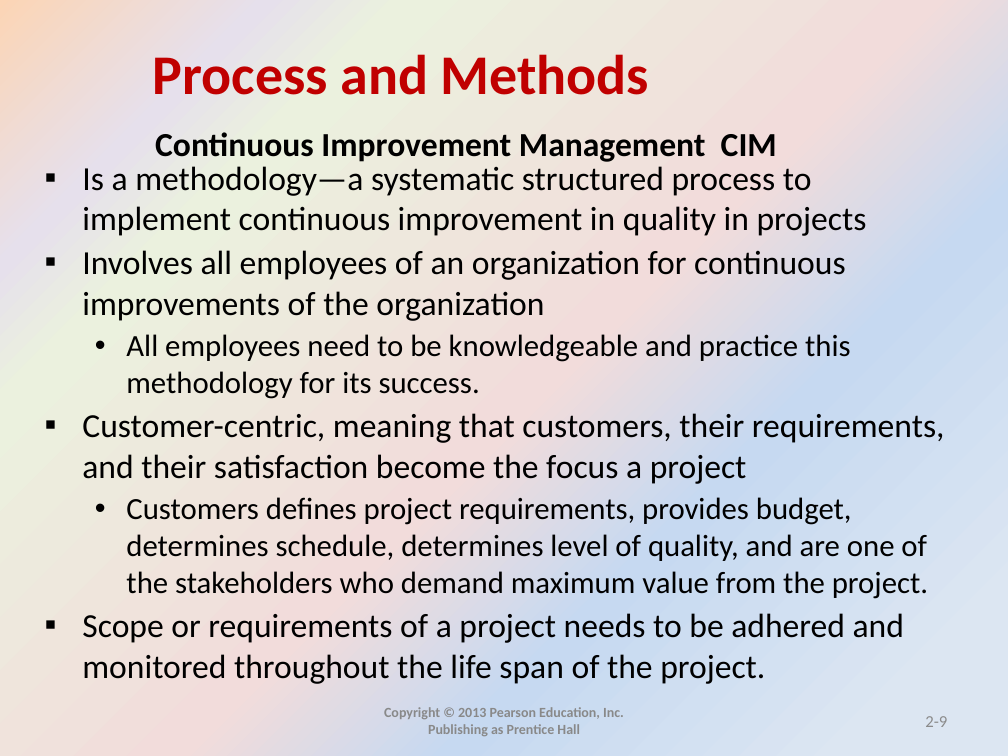
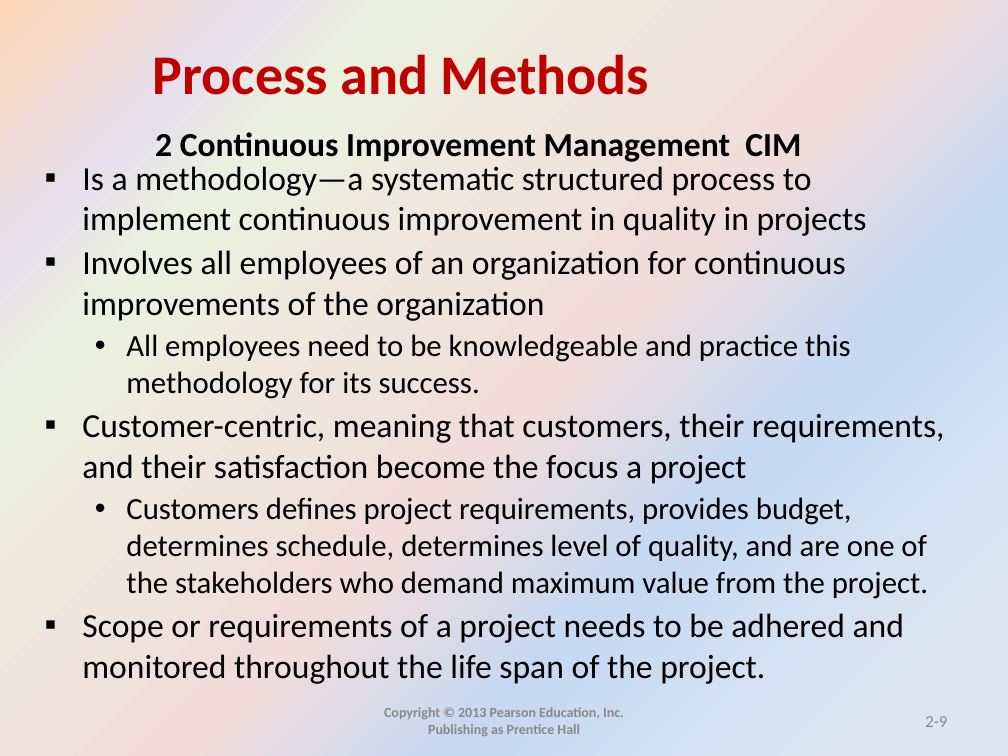
Before and after one commit to mohandesosama/is_project_management, a slide deck: slide 9 of IS-PM-Slides/02_process and methods _ch2.pptx. Drawn at 1008x756 pixels with LibreOffice and Linux fonts; fonts in the diff are those of the drawing. Boxes give left, top, right and bottom in pixels: in the first picture for what was removed or moved away, otherwise in the second. Text is boxed around its words. In the diff, an @@ line names an element or a change of style, - is before the commit and + after.

```diff
--- a/IS-PM-Slides/02_process and methods _ch2.pptx
+++ b/IS-PM-Slides/02_process and methods _ch2.pptx
@@ text at (x1=155, y1=132, x2=801, y2=162): text changed @@
-Continuous Improvement Management CIM
+2 Continuous Improvement Management CIM
```
Also in this commit, not shown: 39 other slides changed, 1 slide removed.
